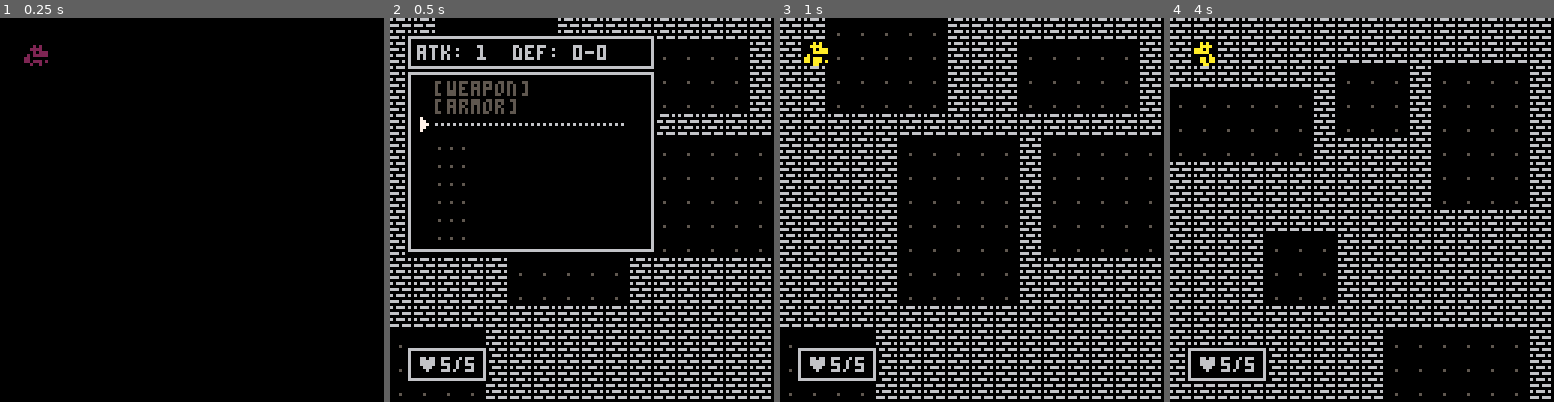
Above: before the commit, frames 1-4 (left to right).
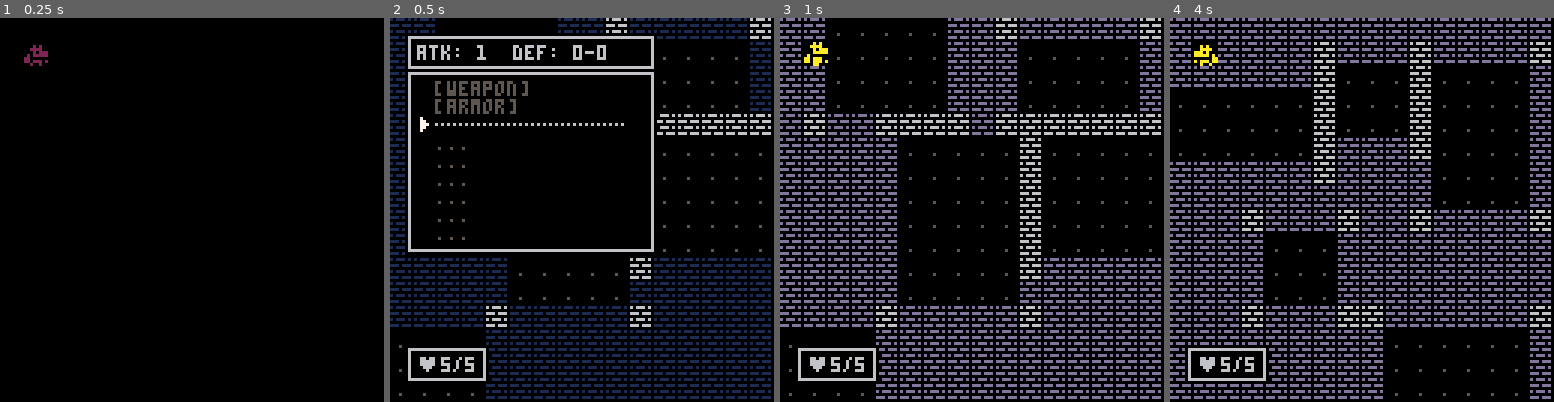
Above: after the commit, the same moments.

Repository: Qowface/pico8-carts
Game: PICO-8 cartridge roguelike.p8
Two runs of this game, one before a commit and one after it. Both use one fixed random seed, a clock stepped at 60 frames per second and the inputs below.
Inputs:
- Up to frame 1 (0.25 s): no input
- Up to frame 2 (0.5 s): tap X (X key) at 0.33 s
- Up to frame 3 (1 s): tap O (Z key) at 0.7 s
- Up to frame 4 (4 s): tap X (X key) at 1.07, 1.85, 2.97 s; hold Right 1.6-2.1 s; tap O (Z key) every 0.4 s from 1.7 to 3.7 s; hold Up 2.15-2.42 s; hold Right 2.47-3.03 s; hold Left 3.08-3.58 s; hold Down 3.63-3.97 s

Frame 1 is identical in both runs. In frame 2, 12% of the frame differs, in the area x 0-100%, y 0-100%; in frame 3, 17%; in frame 4, 21%.

Commit message:
Roguelike - Signature mask.

Diff:
--- a/roguelike.p8
+++ b/roguelike.p8
@@ -11,8 +11,6 @@
 	dirx={-1,1,0,0,1,1,-1,-1}
 	diry={0,0,-1,1,-1,1,1,-1}
 
-	thrdx,thrdy=0,-1
-
 	mob_ani={240,192}
 	mob_atk={1,1}
 	mob_hp={5,1}
@@ -22,6 +20,9 @@
 	itm_type={"wep","arm","fud","thr","wep"}
 	itm_stat1={2,0,1,1,1}
 	itm_stat2={0,2,0,0,0}
+
+	crv_sig={0b11111111,0b11010110,0b01111100,0b10110011,0b11101001}
+	crv_msk={0,0b00001001,0b00000011,0b00001100,0b00000110}
 
 	debug={}
 	startgame()
@@ -79,6 +80,8 @@
  talkwind=nil
 
  hpwind=addwind(5,5,28,13,{})
+
+ thrdx,thrdy=0,-1
 
  _upd=update_game
  _drw=draw_game
@@ -400,6 +403,8 @@
 				trig_bump(tle,destx,desty)
 			else
 				skipai=true
+				mset(destx,desty,1)
+				mazeworm()
 			end
 		end
 	end
@@ -993,6 +998,7 @@
 	end
 
 	genrooms()
+	mazeworm()
 end
 
 -----------
@@ -1073,6 +1079,37 @@
 -- maze
 -----------
 
+function mazeworm()
+	for x=0,15 do
+		for y=0,15 do
+			if not iswalkable(x,y) then
+				if cancarve(x,y) then
+					mset(x,y,3)
+				else
+					mset(x,y,2)
+				end
+			end
+		end
+	end
+end
+
+function cancarve(x,y)
+	if inbounds(x,y) then
+		local sig=getsig(x,y)
+		for i=1,#crv_sig do
+			if bcomp(sig,crv_sig[i],crv_msk[i]) then
+				return true
+			end
+		end
+	end
+	return false
+end
+
+function bcomp(sig,match,mask)
+	local mask=mask and mask or 0
+	return bor(sig,mask)==bor(match,mask)
+end
+
 function getsig(x,y)
 	local sig,digit=0
 	for i=1,8 do
@@ -1088,13 +1125,13 @@
 end
 
 __gfx__
-000000000000000060666060000000000000000000000000aaaaaaaa00aaa00000aaa00000000000000000000000000000aaa000a0aaa0a0a000000055555550
+000000000000000060666060d0ddd0d00000000000000000aaaaaaaa00aaa00000aaa00000000000000000000000000000aaa000a0aaa0a0a000000055555550
 000000000000000000000000000000000000000000000000aaaaaaaa0a000a000a000a00066666600aaaaaa066666660a0aaa0a000000000a0aa000000000000
-007007000000000066606660000000000000000000000000a000000a0a000a000a000a00060000600a0000a060000060a00000a0a0aaa0a0a0aa0aa055000000
+007007000000000066606660ddd0ddd00000000000000000a000000a0a000a000a000a00060000600a0000a060000060a00000a0a0aaa0a0a0aa0aa055000000
 00077000000000000000000000000000000000000000000000aa0a0000aaa000a0aaa0a0060000600a0aa0a060000060a00a00a000aaa00000aa0aa055055000
-000770000000000060666060000000000000000000000000a000000a0a00aa00aa00aaa0066666600aaaaaa066666660aaa0aaa0a0aaa0a0a0000aa055055050
+000770000000000060666060d0ddd0d00000000000000000a000000a0a00aa00aa00aaa0066666600aaaaaa066666660aaa0aaa0a0aaa0a0a0000aa055055050
 007007000005000000000000000000000000000000000000a0a0aa0a0aaaaa000aaaaa000000000000000000000000000000000000aaa000a0aa000055055050
-000000000000000066606660000000000000000000000000a000000a00aaa00000aaa000066666600aaaaaa066666660aaaaaaa0a0aaa0a0a0aa0aa055055050
+000000000000000066606660ddd0ddd00000000000000000a000000a00aaa00000aaa000066666600aaaaaa066666660aaaaaaa0a0aaa0a0a0aa0aa055055050
 000000000000000000000000000000000000000000000000aaaaaaaa000000000000000000000000000000000000000000000000000000000000000000000000
 00000000000000000000000000000000000000000000000000000000000000000000000000000000000000000000000000000000000000000000000000000000
 00000000000000000000000000000000000000000000000000000000000000000000000000000000000000000000000000000000000000000000000000000000
@@ -1217,7 +1254,7 @@
 66066606066066000660660066066606000000000000000000000000000000000000000000000000000000000000000000000000000000000000000000000000
 00600600000660000060060000066000000000000000000000000000000000000000000000000000000000000000000000000000000000000000000000000000
 __gff__
-0000050000000303030103010307020000000000000000000000000000000000000000000000000000000000000000000000000000000000000000000000000000000000000000000000000000000000000000000000000000000000000000000000000000000000000000000000000000000000000000000000000000000000
+0000050500000303030103010307020000000000000000000000000000000000000000000000000000000000000000000000000000000000000000000000000000000000000000000000000000000000000000000000000000000000000000000000000000000000000000000000000000000000000000000000000000000000
 0000000000000000000000000000000000000000000000000000000000000000000000000000000000000000000000000000000000000000000000000000000000000000000000000000000000000000000000000000000000000000000000000000000000000000000000000000000000000000000000000000000000000000
 __map__
 0202020202020202020202020202020200000000000000000000000000000000000000000000000000000000000000000000000000000000000000000000000000000000000000000000000000000000000000000000000000000000000000000000000000000000000000000000000000000000000000000000000000000000
